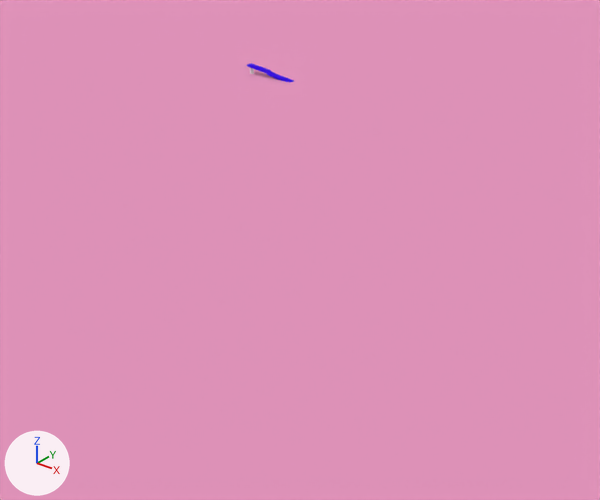
A saved change to the Blender file resources/tracks/devtrack/devtrack.blend.
Camera for both pictures: a 50 mm lens placed at (208.0, -260.0, 86.0), pointed at (7.0, -9.0, -70.0). The axes (+X, +Y, +Z) are drawn at lower left. The lights are the same throughout.
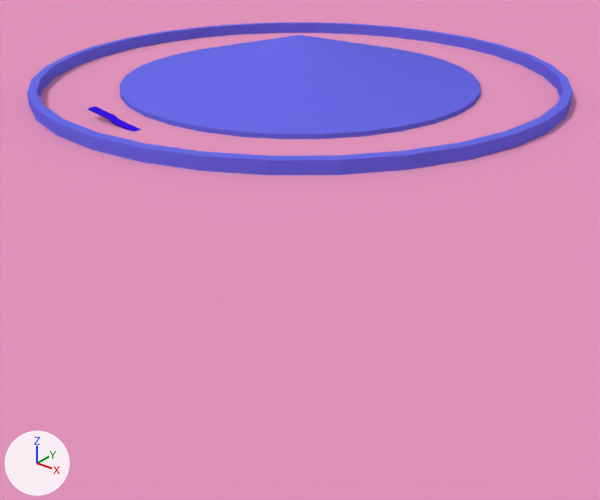
What differs and where, as boxes (x1, y1, x2, y2) in the pictures (600 x 500 px):
'Cylinder.001', added (blue): after (120, 35, 480, 139)
'Cylinder.002', added (blue): after (27, 22, 573, 175)
'Cube', moved: before (247, 63, 294, 82); after (88, 106, 141, 132)

The edits, one by one:
Material 'Material.003' (mat_material_003) is new.
Its base color is (0.145, 0.149, 0.8) (blue #6a6ce7).
Mesh me_cylinder is new.
It has 66 vertices, 96 faces and spans x -1.0..1.0, y -1.0..1.0, z 0.59..1.09.
It uses material mat_material_003 (blue #6a6ce7).
Mesh me_cylinder_002 is new.
It has 130 vertices, 160 faces and spans x -1.0..1.0, y -1.0..1.0, z -1.08..0.03.
It uses material mat_material_003 (blue #6a6ce7).
Object 'Cube' (ob_cube) moves from (-9.5, 0.0, 0.4) to (-9.5, -83.0, 0.4).
Object 'Cylinder.001' (ob_cylinder_001) is new; it shows me_cylinder.
Its location is (0.0, 0.0, -59.1).
Its scale is (71.9, 71.9, 71.9).
Object 'Cylinder.002' (ob_cylinder_002) is new; it shows me_cylinder_002.
Its location is (0.0, 0.0, 1.2).
Its scale is (105.0, 105.0, 105.0).
